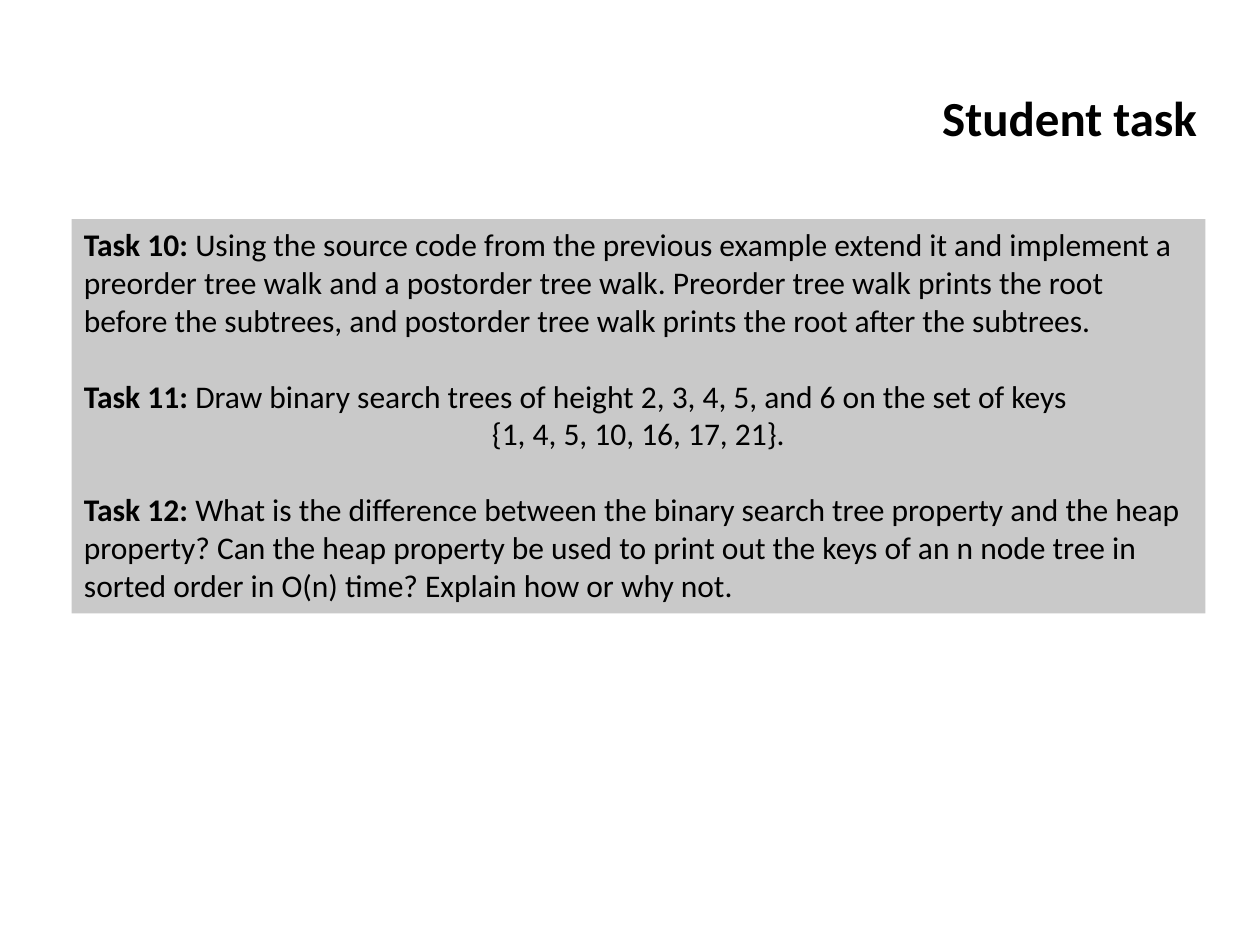
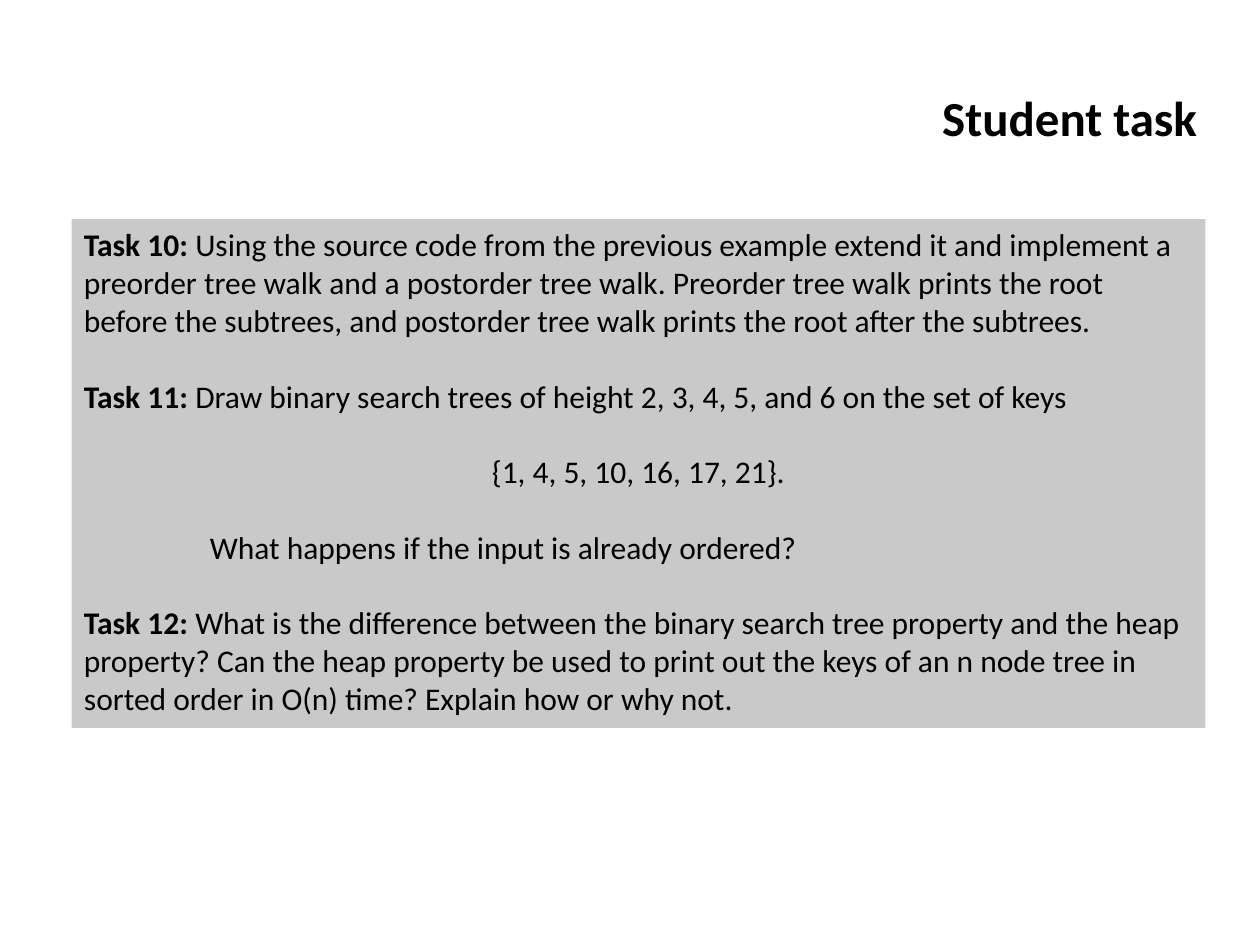
Before and after one commit to ifromm/dsa, a slide deck: slide 34 of slides/unit_6_trees.pptx. Drawn at 1260x945 pixels with LibreOffice and Linux fonts; fonts in the diff are those of the drawing; background and template pictures are left out. Boxes give left, top, right and bottom in pixels: in the first picture for what was removed or moved away, otherwise in the second. Text is boxed around its words. In the diff, an @@ line names an element or a change of style, - is before the commit and + after.

```diff
--- a/slides/unit_6_trees.pptx
+++ b/slides/unit_6_trees.pptx
@@ rectangle "Task 10: Using the source ...": place and size @@
-rectangle "Task 10: Using the source ..." at [72,219,1206,614]
+rectangle "Task 10: Using the source ..." at [72,219,1206,728]
@@ text in rectangle at [210,537,796,564]: paragraph added @@
+What happens if the input is already ordered?
```
Also in this commit, not shown: 14 other slides changed, 2 other files.
